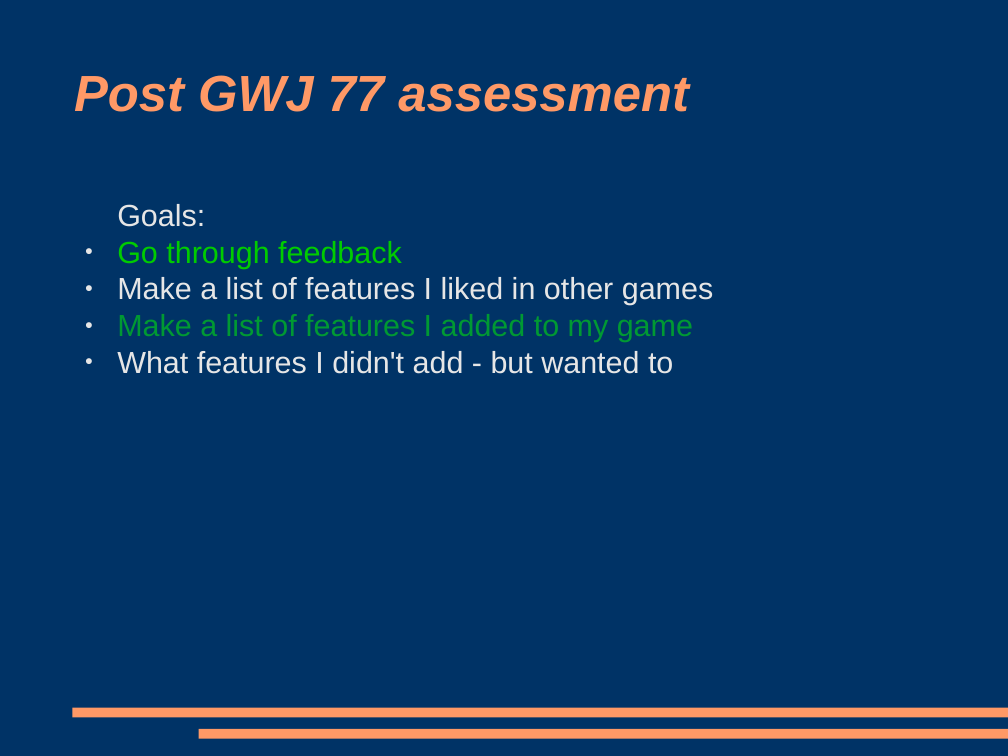
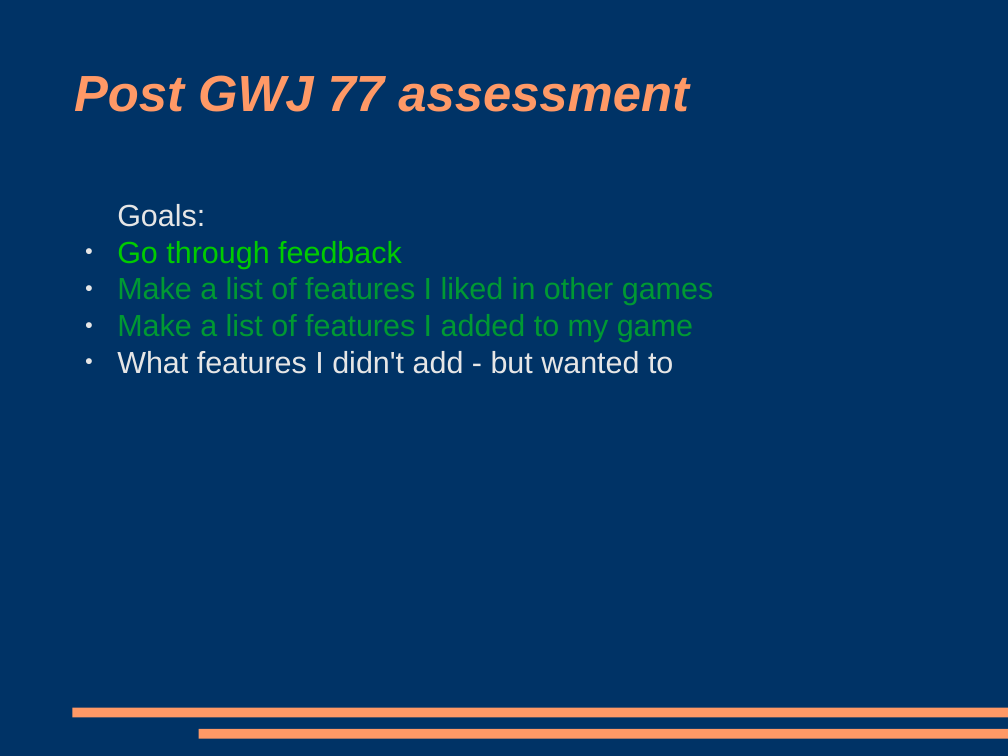
Before and after one commit to ktosox/GWJ77-Metamorphosis, a slide deck: slide 1 of PostJamAssesment.odp. Drawn at 1008x756 pixels with LibreOffice and Linux fonts; fonts in the diff are those of the drawing. Boxes give left, top, right and bottom in pixels: in the first picture for what was removed or moved away, otherwise in the second. Text is boxed around its words. In the diff, an @@ line names an element or a change of style, - is before the commit and + after.

Commit message:
more post jam assesment round up

```diff
--- a/PostJamAssesment.odp
+++ b/PostJamAssesment.odp
@@ text at [117,277,713,305]: text colour #E6E6E6 to #009933 in "Make a list of features I liked ..." @@
```
Also in this commit, not shown: 4 slides added.
